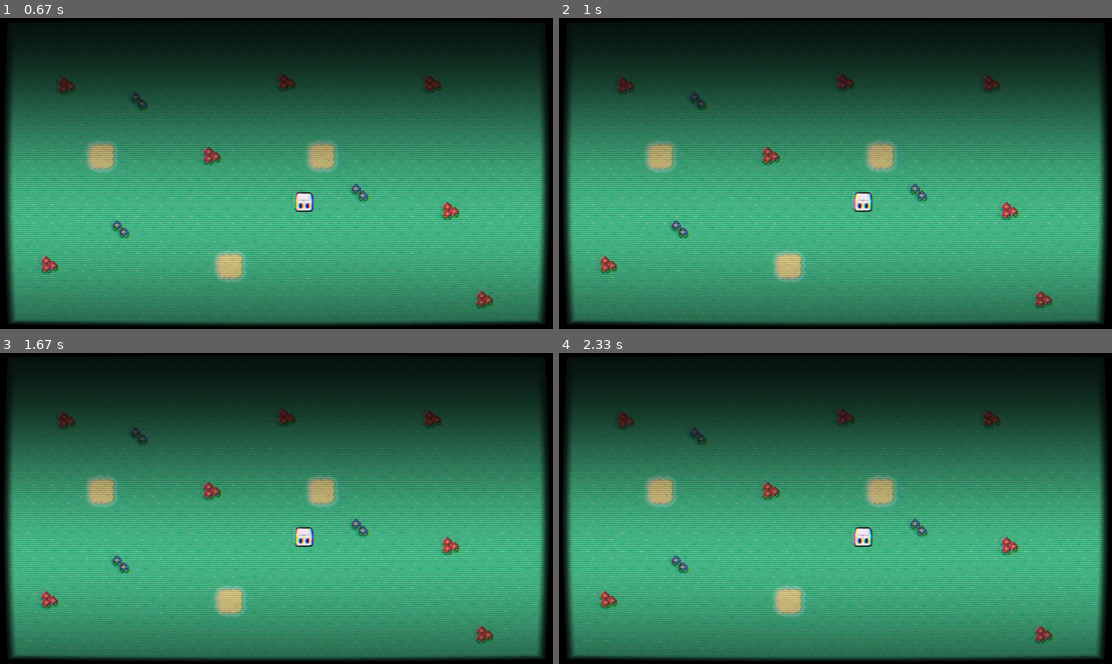
Above: before the commit, frames 1-4 (two rows, left to right).
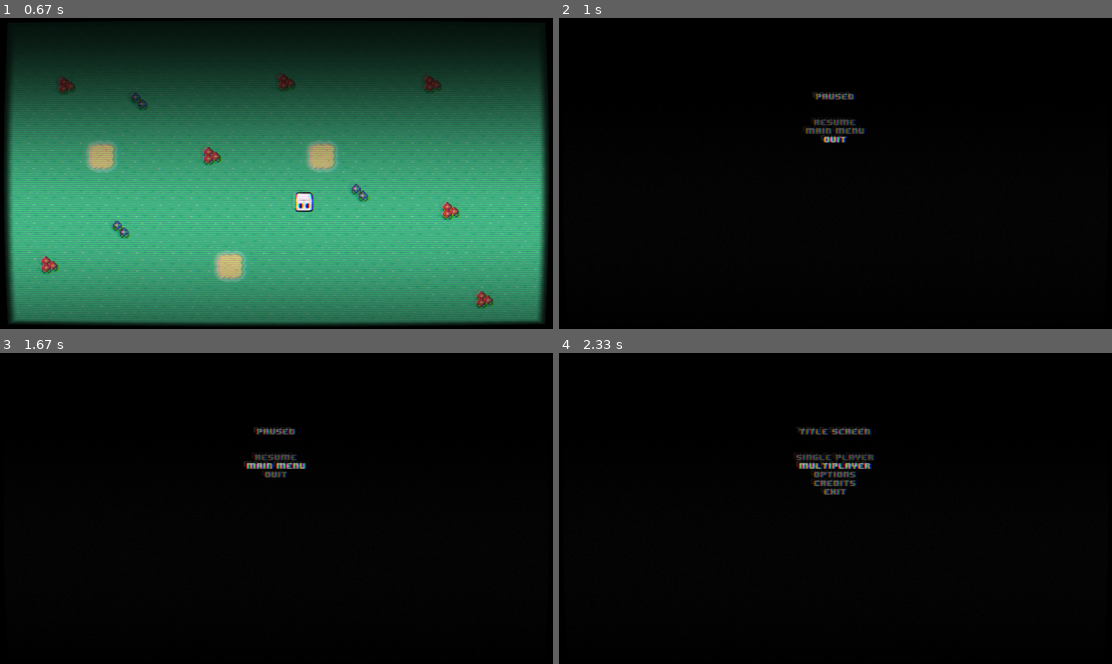
Above: after the commit, the same moments.

Repository: dinismyroshnyk/Archived
Game: pygame game, started from game.py
Two runs of this game, one before a commit and one after it. Both use one fixed random seed, a clock stepped at 60 frames per second and the inputs below.
Inputs:
- Up to frame 1 (0.67 s): tap Enter at 0.33 s
- Up to frame 2 (1 s): hold Esc from 0.67 s (still down); hold Up from 0.67 s (still down)
- Up to frame 3 (1.67 s): release Esc at 1.13 s; release Up at 1.13 s; hold Up 1.17-1.63 s
- Up to frame 4 (2.33 s): tap Enter at 1.67 s; hold Down 2-2.3 s

Frame 1 is identical in both runs. In frame 2, 90% of the frame differs, in the area x 0-100%, y 4-100%; in frame 3, 90%; in frame 4, 90%.

Commit message:
Added pause_screen.

Diff:
--- a/game.py
+++ b/game.py
@@ -12,7 +12,7 @@
         self.screen = pygame.display.set_mode(self.SCREEN_SIZE, pygame.FULLSCREEN | pygame.SCALED | pygame.HWSURFACE | pygame.DOUBLEBUF | pygame.OPENGL)
         self.shader = Shader(self)
         self.running, self.playing = True, True
-        self.keys = {'UP': False, 'DOWN': False, 'LEFT': False, 'RIGHT': False, 'SELECT': False, 'ARROW_UP': False, 'ARROW_DOWN': False}
+        self.keys = {'UP': False, 'DOWN': False, 'LEFT': False, 'RIGHT': False, 'SELECT': False, 'ARROW_UP': False, 'ARROW_DOWN': False, 'PAUSE': False}
         self.colors = {'WHITE': (255, 255, 255), 'BLACK': (0, 0, 0), 'GRAY': (128, 128, 128)}
         self.dt, self.prev_time = 0, 0
         self.state_stack = []
@@ -46,7 +46,8 @@
             pygame.K_d: 'RIGHT',
             pygame.K_RETURN: 'SELECT',
             pygame.K_UP: 'ARROW_UP',
-            pygame.K_DOWN: 'ARROW_DOWN'
+            pygame.K_DOWN: 'ARROW_DOWN',
+            pygame.K_ESCAPE: 'PAUSE'
         }
         if event.key in key_map:
             self.keys[key_map[event.key]] = is_key_down
--- a/states/game_world.py
+++ b/states/game_world.py
@@ -1,6 +1,7 @@
 import pygame, os
 from states.state import State
 from player import Player
+from states.pause_screen import PauseScreen
 
 class GameWorld(State):
     def __init__(self, game):
@@ -10,6 +11,9 @@
 
     def update(self, dt, keys):
         self.player.update(dt, keys)
+        if keys['PAUSE']:
+            new_state = PauseScreen(self.game)
+            new_state.enter_state()
 
     def render(self, surface):
         surface.blit(self.grass_img, (0, 0))
--- /dev/null
+++ b/states/pause_screen.py
@@ -0,0 +1,42 @@
+from states.state import State
+
+class PauseScreen(State):
+    def __init__(self, game):
+        State.__init__(self, game)
+        self.menu_options = {0: 'Resume', 1: 'Main Menu', 2: 'Quit'}
+        self.menu_cursor = 0
+
+    def update(self, dt, keys):
+        self.update_cursor(keys)
+        if keys['SELECT']:
+            selected_option = self.menu_options[self.menu_cursor]
+            self.handle_selected_option(selected_option)
+        self.game.reset_keys()
+
+    def handle_selected_option(self, option):
+        if option == 'Resume':
+            self.exit_state()
+        if option == 'Main Menu':
+            self.exit_state()
+            self.exit_state()
+        if option == 'Quit':
+            self.game.running, self.game.playing = False, False
+
+    def render(self, surface):
+        surface.fill(self.game.colors['BLACK'])
+        self.game.draw_text(surface, 'Paused', self.game.colors['WHITE'], (self.game.GAME_LOGIC_SIZE[0] / 2, self.game.GAME_LOGIC_SIZE[1] / 4))
+        self.game.draw_text(surface, 'Resume', self.game.colors['GRAY'] if self.menu_cursor != 0 else self.game.colors['WHITE'], (self.game.GAME_LOGIC_SIZE[0] / 2, self.game.GAME_LOGIC_SIZE[1] / 3))
+        self.game.draw_text(surface, 'Main menu', self.game.colors['GRAY'] if self.menu_cursor != 1 else self.game.colors['WHITE'], (self.game.GAME_LOGIC_SIZE[0] / 2, self.game.GAME_LOGIC_SIZE[1] / 3 + 20))
+        self.game.draw_text(surface, 'Quit', self.game.colors['GRAY'] if self.menu_cursor != 2 else self.game.colors['WHITE'], (self.game.GAME_LOGIC_SIZE[0] / 2, self.game.GAME_LOGIC_SIZE[1] / 3 + 40))
+
+    def update_cursor(self, keys):
+        if keys['ARROW_UP']:
+            self.handle_arrow_up_key()
+        if keys['ARROW_DOWN']:
+            self.handle_arrow_down_key()
+
+    def handle_arrow_up_key(self):
+        self.menu_cursor = (self.menu_cursor - 1) % len(self.menu_options)
+
+    def handle_arrow_down_key(self):
+        self.menu_cursor = (self.menu_cursor + 1) % len(self.menu_options)
